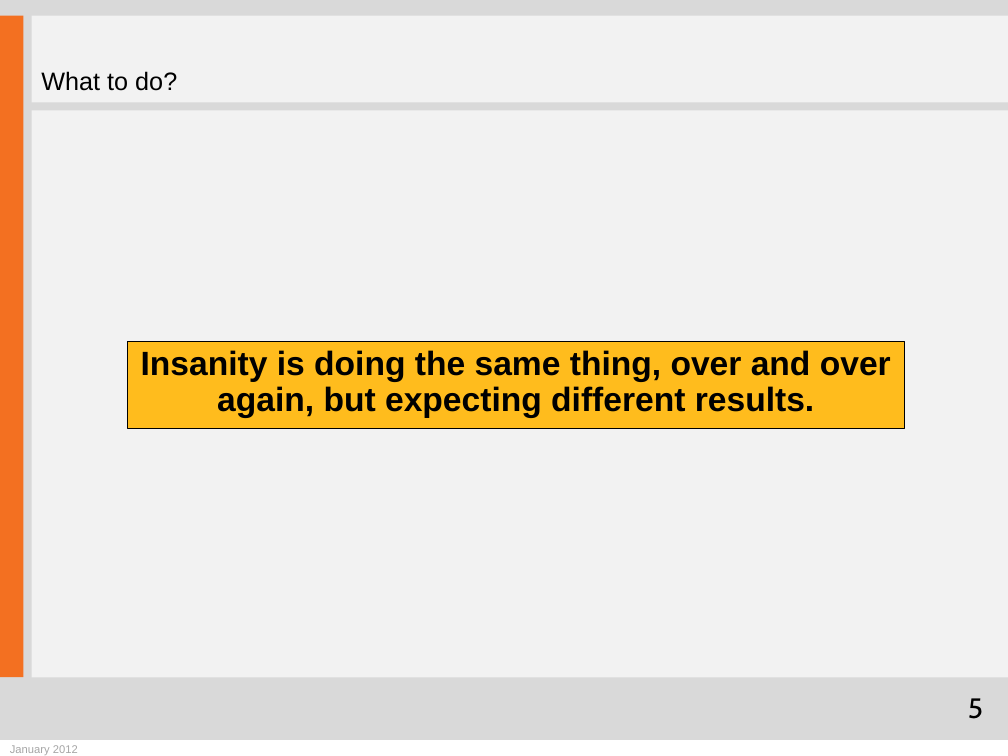
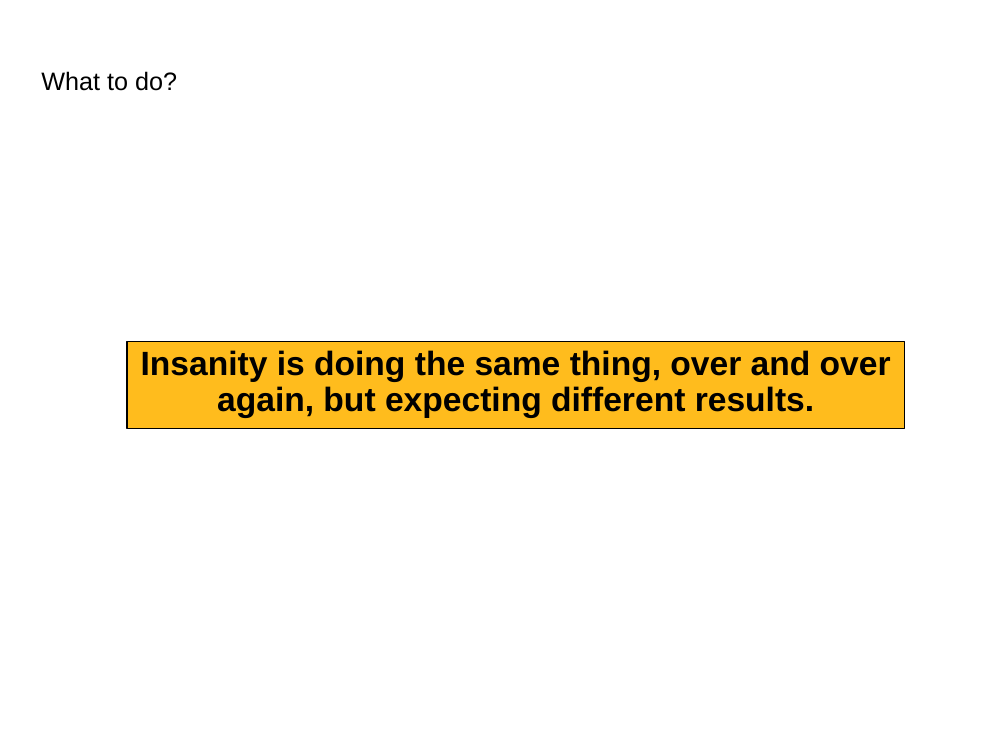
Before and after one commit to zrezur/MyPresentations, a slide deck: slide 5 of Domain driven design_1_en.pptx. Drawn at 1008x756 pixels with LibreOffice and Linux fonts; fonts in the diff are those of the drawing; background and template pictures are left out. Boxes give left, top, right and bottom in pixels: in the first picture for what was removed or moved away, otherwise in the second. Text is boxed around its words. In the diff, an @@ line names an element or a change of style, - is before the commit and + after.

```diff
--- a/Domain driven design_1_en.pptx
+++ b/Domain driven design_1_en.pptx
@@ background #D9D9D9 to picture (left out) @@
@@ rectangle removed at (x1=0, y1=16, x2=23, y2=677) @@
@@ rectangle removed at (x1=31, y1=16, x2=1008, y2=103) @@
@@ rectangle removed at (x1=31, y1=111, x2=1008, y2=677) @@
@@ page number removed at (x1=968, y1=698, x2=983, y2=719) @@
-5
@@ rectangle removed at (x1=0, y1=740, x2=1008, y2=756) @@
@@ text removed at (x1=10, y1=745, x2=78, y2=755) @@
-January 2012
```
Also in this commit, not shown: 10 other slides changed, 5 slides added.
